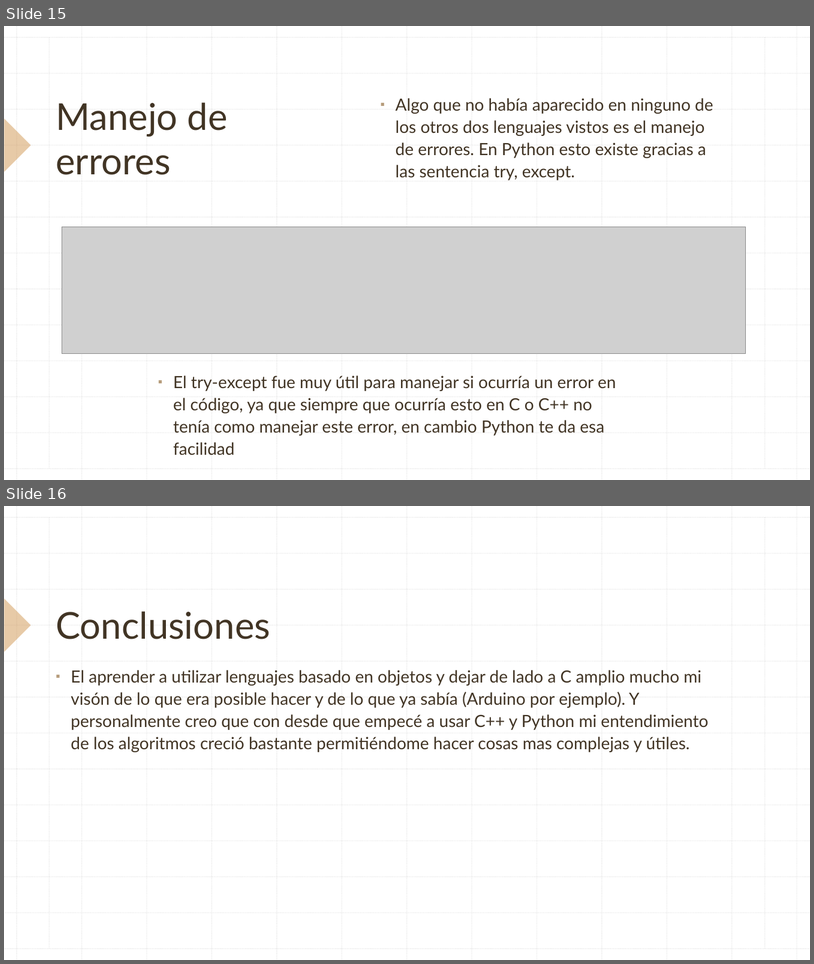
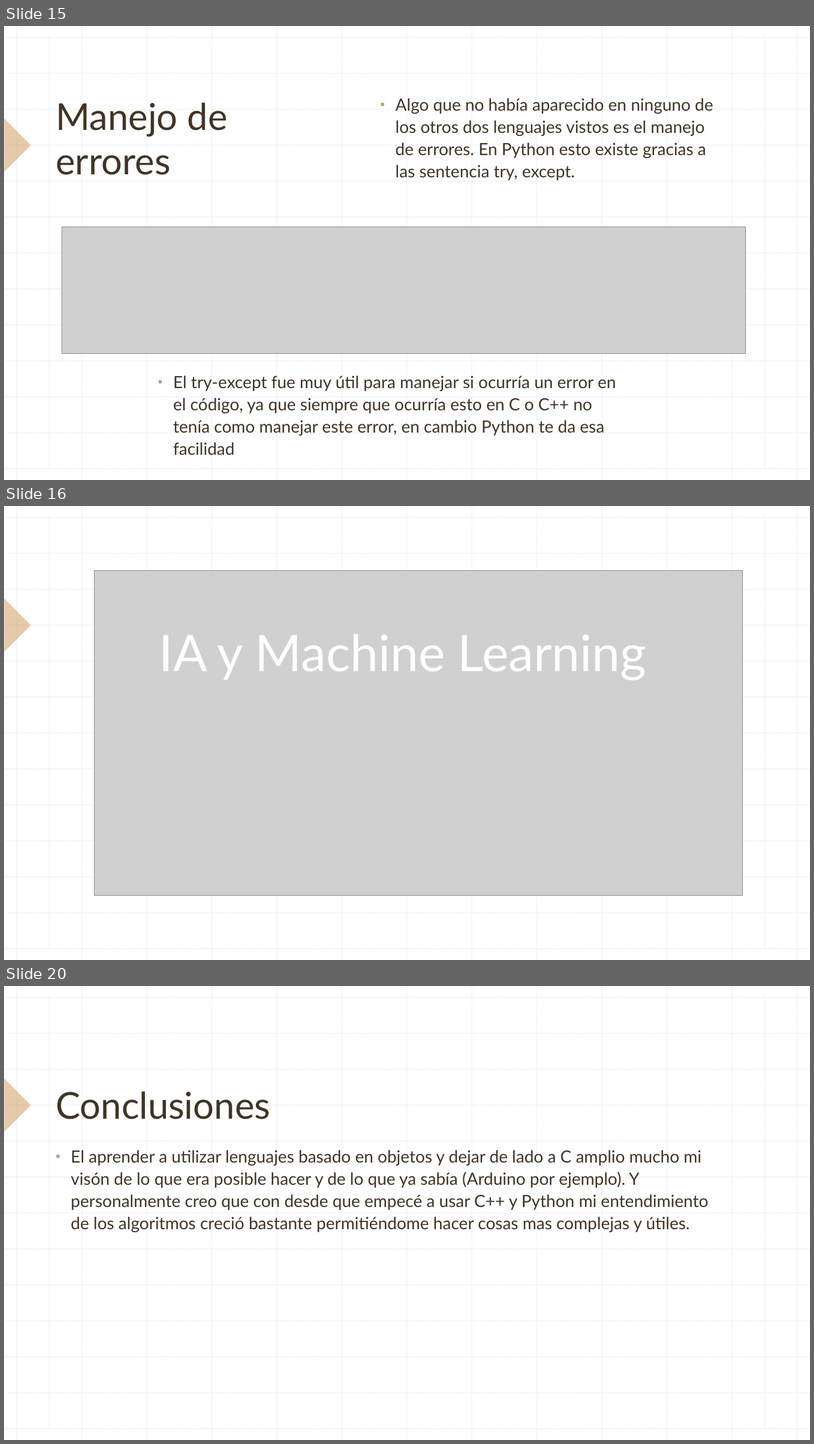
Before and after one commit to RamiroCS-hub/Lenguajes-Portfolio, a slide deck: Lenguajes Electrónicos.pptx. Shown one above the other, each under a label of ours: slides 15 and 16 before the commit, slides 15, 16 and 20 after it; the slides between them are not shown. The pictures are 814x964 and 814x1444 pixels, drawn with LibreOffice and Linux fonts; fonts in the diff are those of the drawing; grey boxes stand for pictures. Boxes give left, top, right and bottom in pixels: in the first picture for what was removed or moved away, otherwise in the second. Text is boxed around its words. In the diff, an @@ line names an element or a change of style, - is before the commit and + after.

```diff
--- a/Lenguajes Electrónicos.pptx
+++ b/Lenguajes Electrónicos.pptx
@@ slide 16 added at (4,506,810,960), background #FFFFFF; not listed: 29 template elements that a slide beside it also shows @@
@@ picture added at (94,570,743,895) @@
@@ title added at (159,634,647,680), 60 pt, text #FFFFFF @@
+IA y Machine Learning
@@ what was slide 16 is now slide 20 @@
```
Also in this commit, not shown: 3 other slides added, 2 other files.
